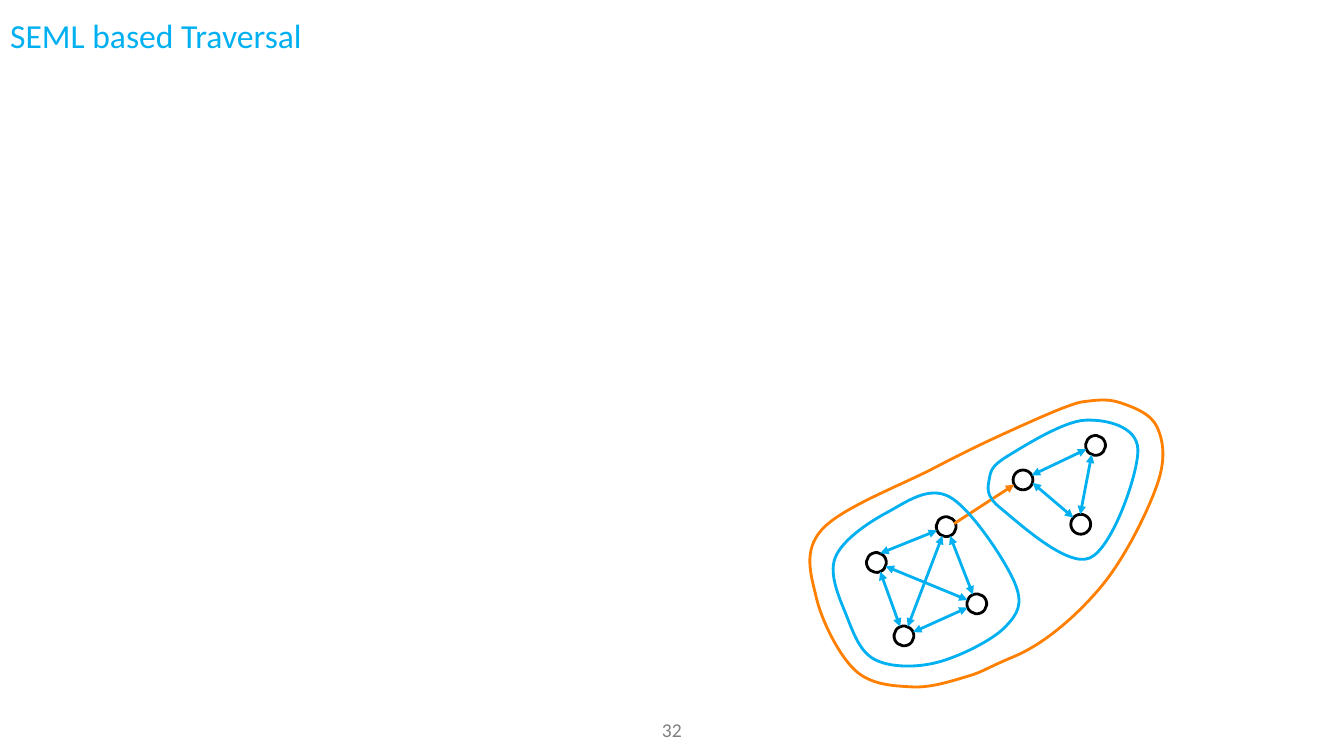
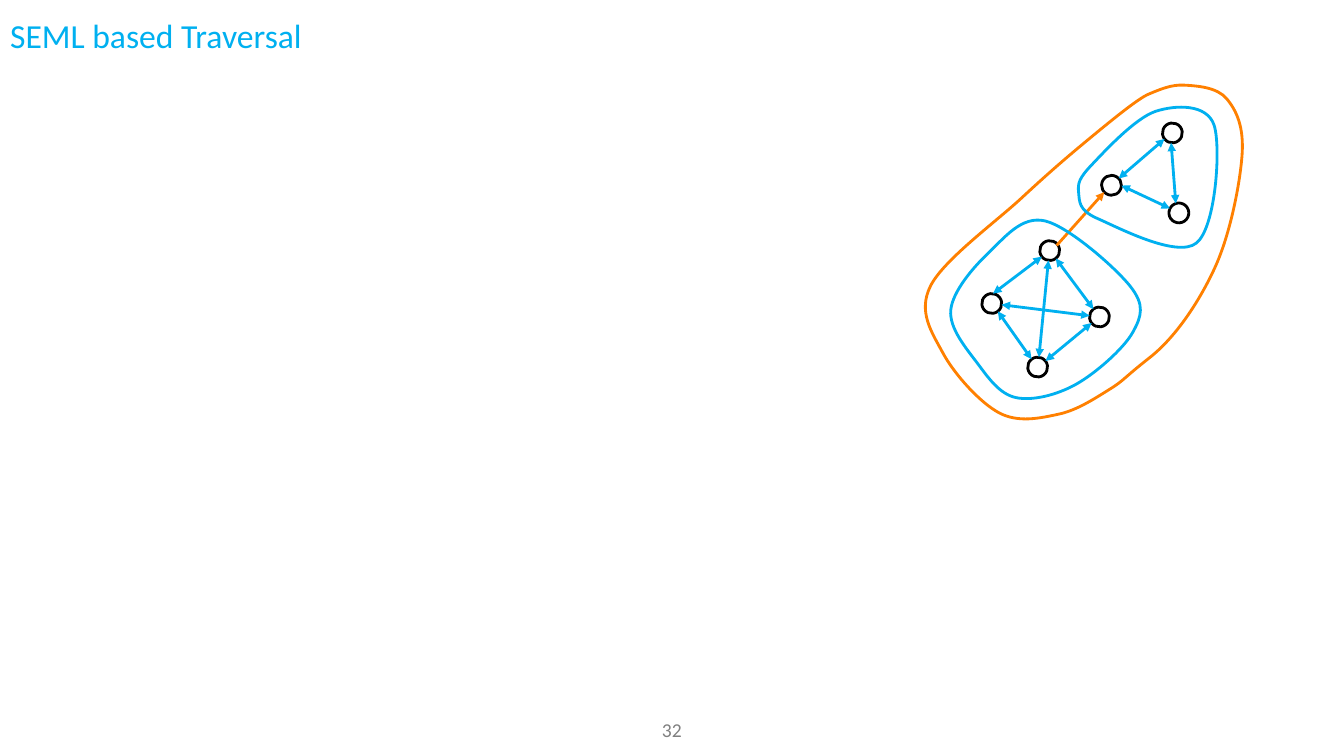
Before and after one commit to ThorstenDoherr/searchengine, a slide deck: slide 32 of doc/SearchEngine_Slides.pptx. Drawn at 1344x756 pixels with LibreOffice and Linux fonts; fonts in the diff are those of the drawing; grey boxes stand for pictures; background and template pictures are left out. Boxes give left, top, right and bottom in pixels: in the first picture for what was removed or moved away, otherwise in the second. Text is boxed around its words. In the diff, an @@ line names an element or a change of style, - is before the commit and + after.

```diff
--- a/doc/SearchEngine_Slides.pptx
+++ b/doc/SearchEngine_Slides.pptx
@@ rotation 337 to 322 degrees; outline redrawn in 3 elements at [893, 56, 1324, 458], [926, 194, 1158, 426], [1062, 85, 1266, 285] @@
@@ rotation 337 to 322 degrees in 5 elements at [978, 289, 1006, 318], [1024, 353, 1053, 381], [1086, 303, 1114, 332], [1036, 237, 1065, 265], [1158, 119, 1187, 147] @@
@@ double arrow moved from (1032, 475) - (1087, 450) to (1119, 178) - (1165, 139) @@
@@ double arrow moved from (1092, 455) - (1081, 514) to (1172, 143) - (1176, 204) @@
@@ ellipse at [1102, 175, 1122, 196]: rotation 16 to 1 degrees @@
@@ arrow moved from (956, 523) - (1014, 485) to (1058, 245) - (1105, 193) @@
@@ double arrow moved from (1032, 483) - (1074, 518) to (1122, 186) - (1171, 209) @@
@@ ellipse at [1166, 199, 1193, 226]: rotation 312 to 296 degrees @@
@@ double arrow moved from (880, 554) - (938, 530) to (993, 293) - (1043, 257) @@
@@ double arrow moved from (908, 627) - (943, 536) to (1040, 357) - (1049, 260) @@
@@ double arrow moved from (951, 536) - (973, 595) to (1056, 258) - (1094, 310) @@
@@ double arrow moved from (900, 627) - (880, 572) to (1031, 359) - (998, 312) @@
@@ double arrow moved from (886, 567) - (968, 600) to (1002, 304) - (1090, 316) @@
@@ double arrow moved from (913, 632) - (968, 608) to (1046, 361) - (1092, 324) @@
```
Also in this commit, not shown: 1 other slide changed, 2 other files.
